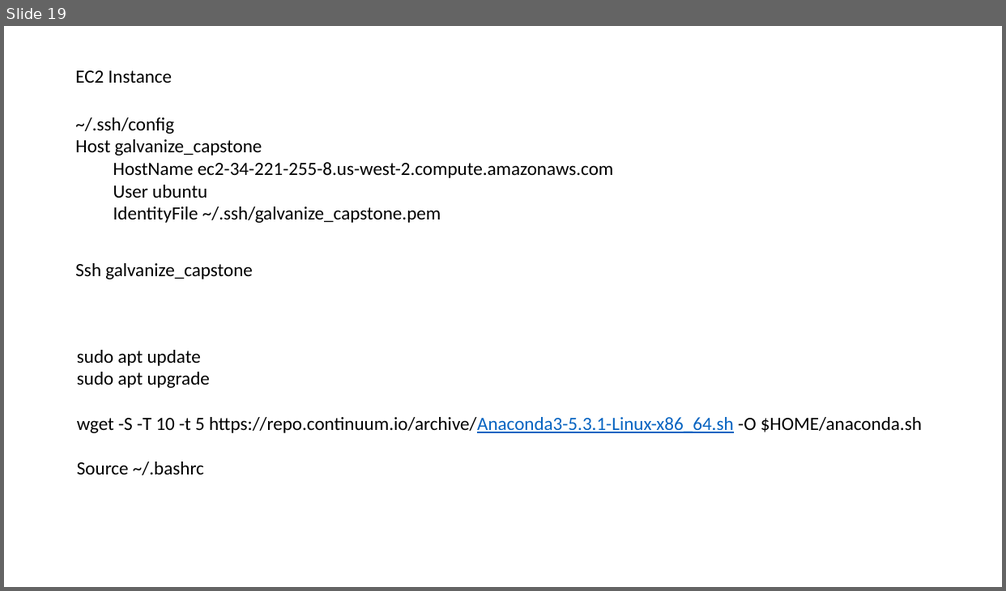
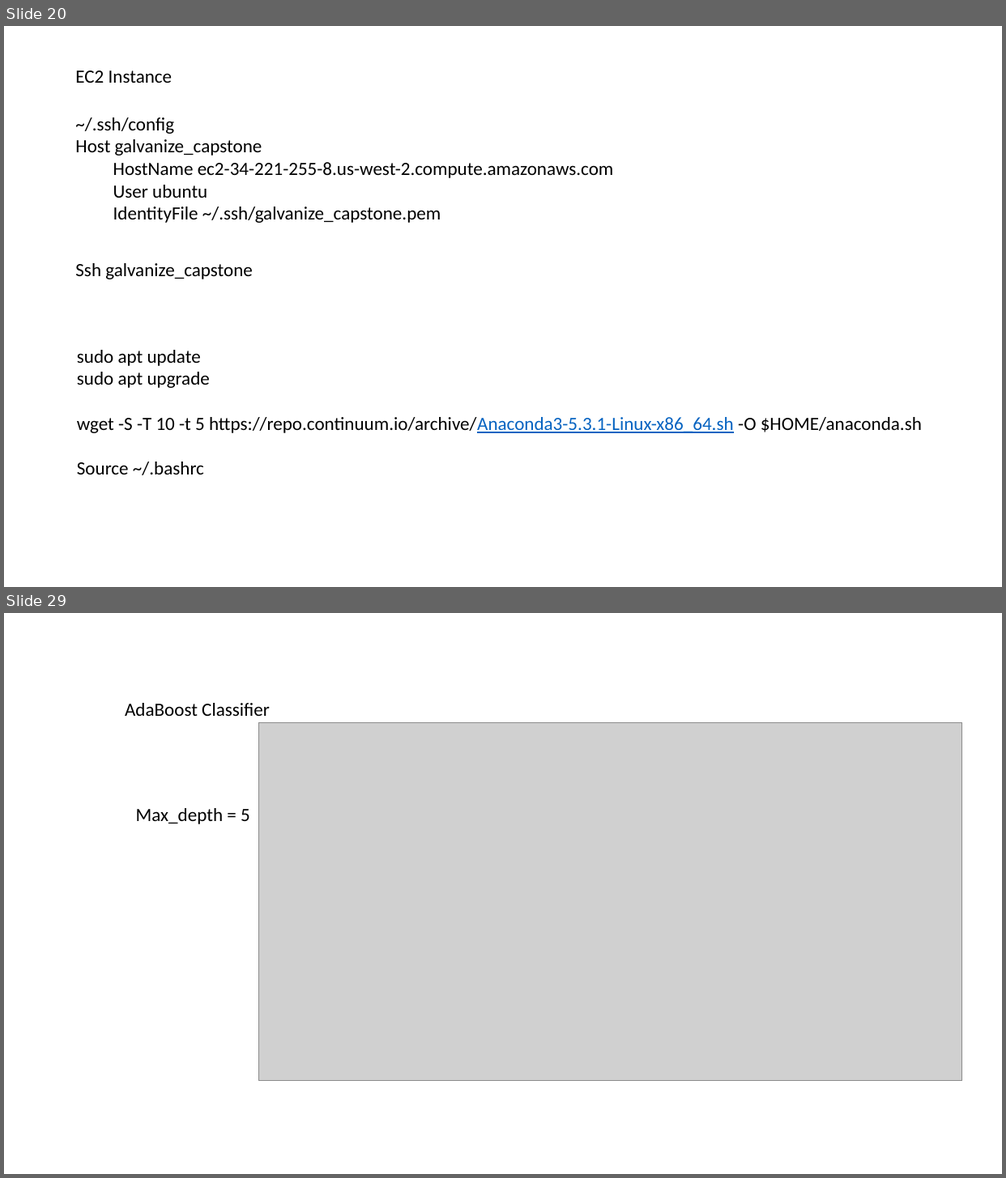
Before and after one commit to BruceZu/galvanize_capstone, a slide deck: Galvanize Capstone Process.pptx. Shown one above the other, each under a label of ours: slide 19 before the commit, slides 20 and 29 after it; the slides between them are not shown. The pictures are 1006x591 and 1006x1178 pixels, drawn with LibreOffice and Linux fonts; fonts in the diff are those of the drawing; grey boxes stand for pictures. Boxes give left, top, right and bottom in pixels: in the first picture for what was removed or moved away, otherwise in the second. Text is boxed around its words. In the diff, an @@ line names an element or a change of style, - is before the commit and + after.

```diff
--- a/Galvanize Capstone Process.pptx
+++ b/Galvanize Capstone Process.pptx
@@ slide 29 added at box(4, 613, 1002, 1174), background #FFFFFF @@
@@ text added at box(125, 703, 270, 716), 18 pt, text #000000 @@
+AdaBoost Classifier
@@ picture added at box(258, 723, 962, 1082) @@
@@ text added at box(136, 808, 250, 824), 18 pt, text #000000 @@
+Max_depth = 5
@@ what was slide 19 is now slide 20 @@
```
Also in this commit, not shown: 11 other slides added, 1 slide removed.
